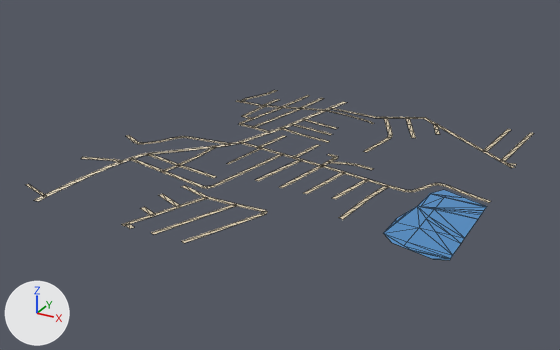
The glTF model public/assets/bengaluru-region-v1/tiles/t6_-30-l0.glb: old version first, new version second.
One viewpoint serves both versions: a 50 mm lens placed at (3676.0, -15571.0, 386.0), pointed at (3235.0, -14768.0, -15.0). Arrows for +X, +Y and +Z are at lower left; the lights stay in place. The picture after the commit comes second. Mesh edges are drawn as thin lines.

In view in the first picture: 'ground', 'water'.
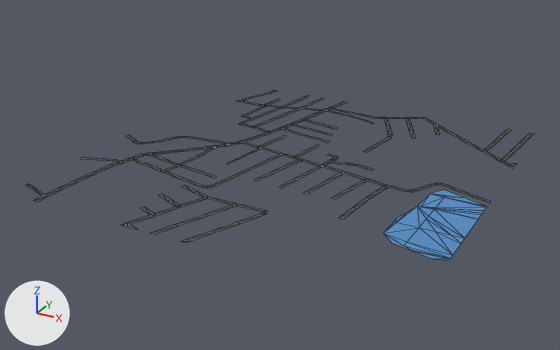
Boxes (x1, y1, x2, y2) around the edits, measured in the pictures (560 x 350 px; the box of a moved part takes in the faces that stretch with it):
```json
{"part": 1, "of": "me_ground", "change": "moved or reshaped", "before": [26, 95, 534, 243], "after": [26, 95, 534, 243]}
{"part": 2, "of": "me_ground", "change": "recoloured", "before": [34, 90, 520, 234], "after": [34, 90, 520, 234]}
```

Edits to the scene script, one JSON object a line:
```json
{"block": "me_ground", "where": "# used by ob_ground; location = (3000.0, -15000.0, 0.0)"}
{"op": "remove", "block": "me_ground", "code": "me_ground.from_pydata(...)  # 518 vertices, 434 faces; spans x -1.0..502.0, y -3.0..501.0, z 1.0"}
{"op": "add", "block": "me_ground", "code": "me_ground.from_pydata(...)  # 524 vertices, 440 faces; spans x 0.0..500.0, y 0.0..500.0, z 1.0"}
{"block": "me_ground", "change": "me_ground part 1"}
{"block": "me_ground", "change": "19 vertices are removed from x -1.0..502.0, y -1.0..501.0, z 1.0"}
{"block": "me_ground", "change": "26 faces are deleted"}
{"block": "me_ground", "change": "3 vertices in x 212.0..459.0, y -1.0..432.0, z 1.0 move by (0.0, 1.0, 0.0)"}
{"block": "me_ground", "change": "3 vertices in x -1.0..499.0, y 127.0..363.0, z 1.0 move by (1.0, 0.0, 0.0)"}
{"block": "me_ground", "change": "3 vertices in x 1.0..501.0, y 121.0..367.0, z 1.0 move by (-1.0, 0.0, 0.0)"}
{"block": "me_ground", "change": "22 vertices move from x 20.0..501.0, y -3.0..499.0, z 1.0 to x 18.0..500.0, y 0.0..500.0, z 1.0"}
{"block": "me_ground", "change": "25 vertices are added at x 0.0..500.0, y 0.0..500.0, z 1.0"}
{"block": "me_ground", "change": "32 new faces join them"}
{"block": "me_ground", "change": "me_ground part 2: 408 kept faces spanning x 0.0..500.0, y 0.0..500.0, z 1.0 get new vertex colours; the middle colour goes from beige #d7c9ae to dark grey #535556"}
```
